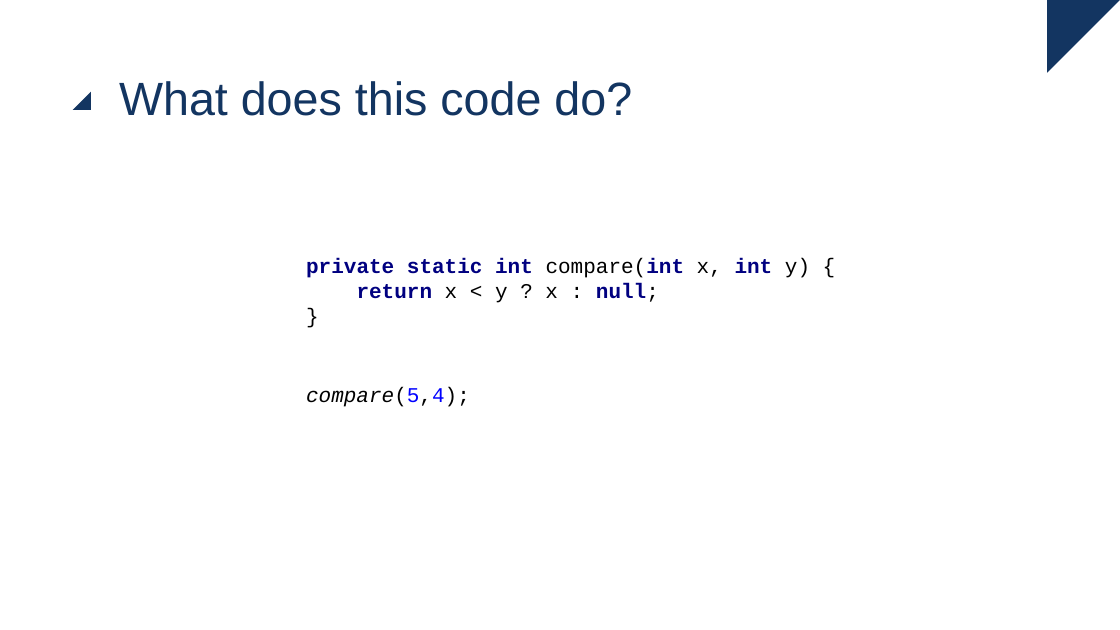
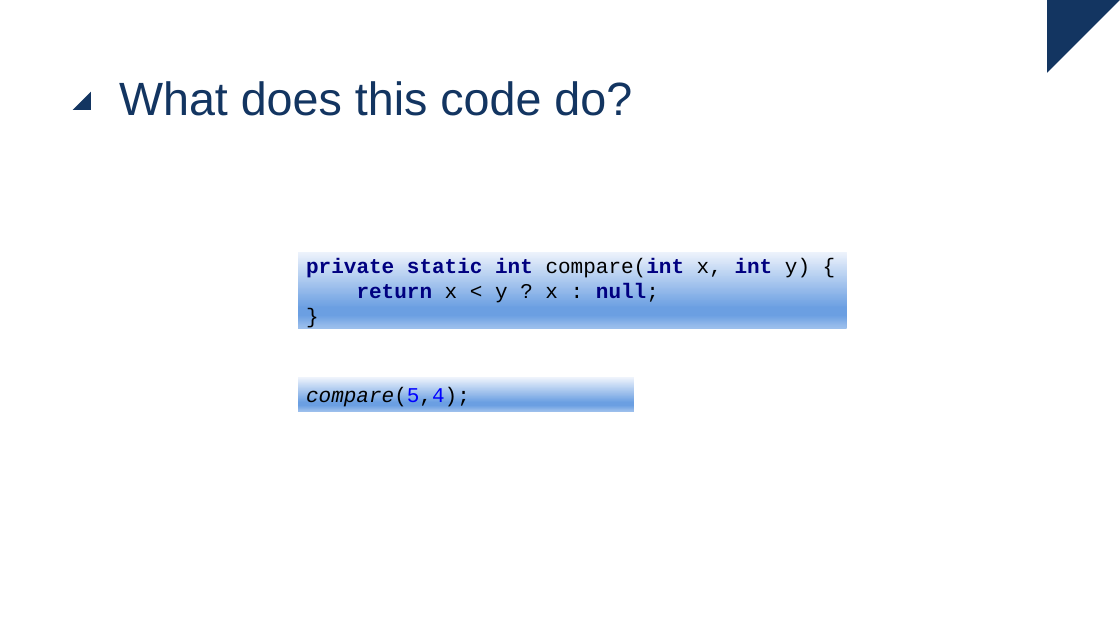
Before and after one commit to ingmars1709/checker, a slide deck: slide 11 of Checker Framework.pptx (slide 12 before the commit). Drawn at 1120x630 pixels with LibreOffice and Linux fonts; fonts in the diff are those of the drawing. Boxes give left, top, right and bottom in pixels: in the first picture for what was removed or moved away, otherwise in the second. Text is boxed around its words. In the diff, an @@ line names an element or a change of style, - is before the commit and + after.

```diff
--- a/Checker Framework.pptx
+++ b/Checker Framework.pptx
@@ text "private static int compare(int x, ...": place and size @@
-text "private static int compare(int x, ..." at box(306, 258, 810, 303)
+text "private static int compare(int x, ..." at box(297, 248, 846, 333)
@@ text "private static int compare(int x, ..." at box(297, 248, 846, 333): fill none to gradient #EFF4FC to #6B9FE2 to #9CBFEC @@
@@ rectangle "compare(5,4);": place and size @@
-rectangle "compare(5,4);" at box(306, 387, 470, 407)
+rectangle "compare(5,4);" at box(297, 377, 634, 411)
@@ rectangle "compare(5,4);" at box(297, 377, 634, 411): fill none to gradient #EFF4FC to #6B9FE2 to #9CBFEC @@
```
Also in this commit, not shown: 16 other slides changed, 2 slides added, 1 slide removed, 1 other file.
